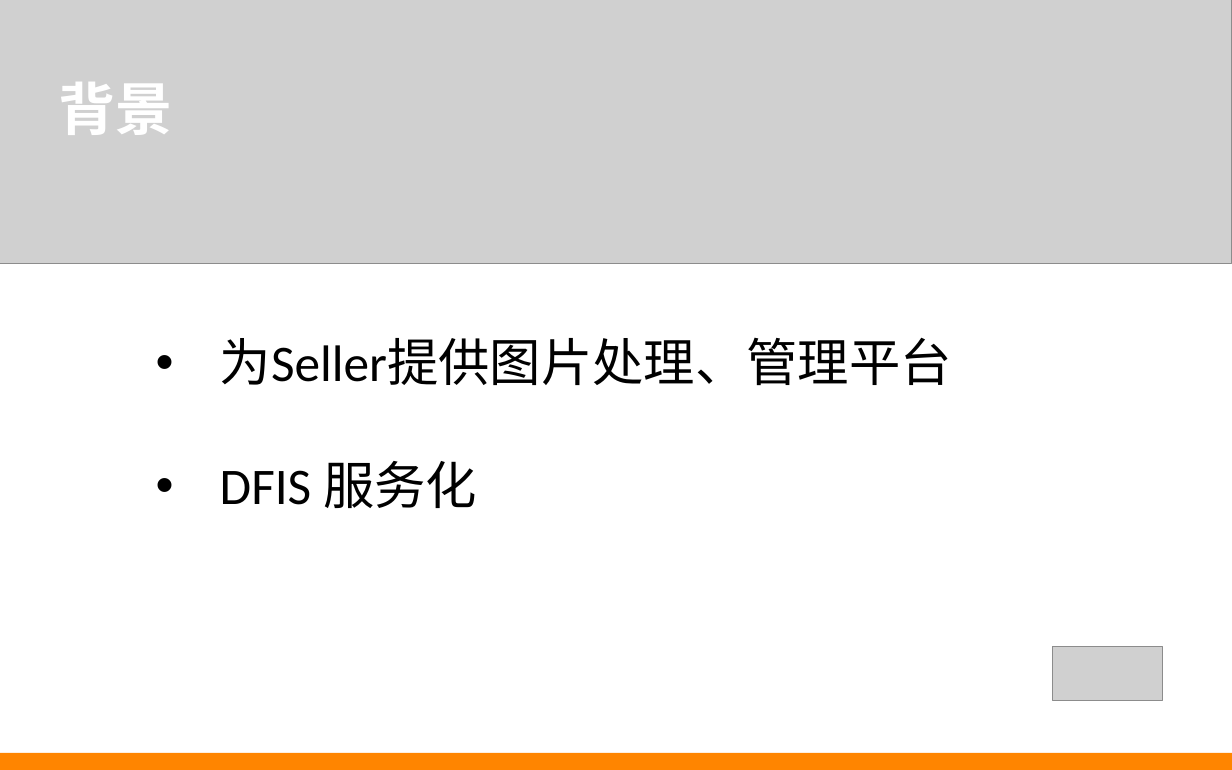
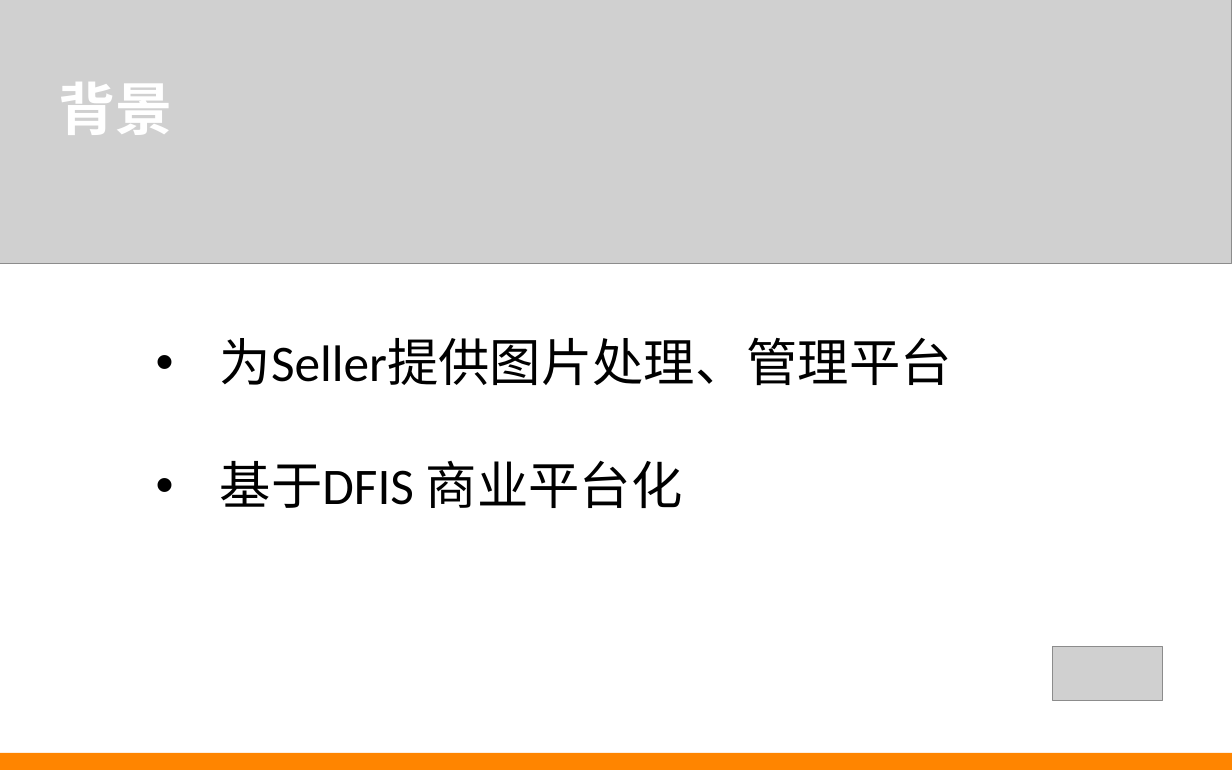
Before and after one commit to by46/mnemosyne, a slide deck: slide 3 of im.ppt. Drawn at 1232x770 pixels with LibreOffice and Linux fonts; fonts in the diff are those of the drawing; grey boxes stand for pictures. Boxes give left, top, right and bottom in pixels: in the first picture for what was removed or moved away, otherwise in the second. Text is boxed around its words. In the diff, an @@ line names an element or a change of style, - is before the commit and + after.

```diff
--- a/im.ppt
+++ b/im.ppt
@@ text at [220, 461, 683, 508]: text changed @@
-• DFIS 服务化
+• 基于DFIS 商业平台化
```
Also in this commit, not shown: 7 other slides changed, 1 slide added, 1 slide removed.
